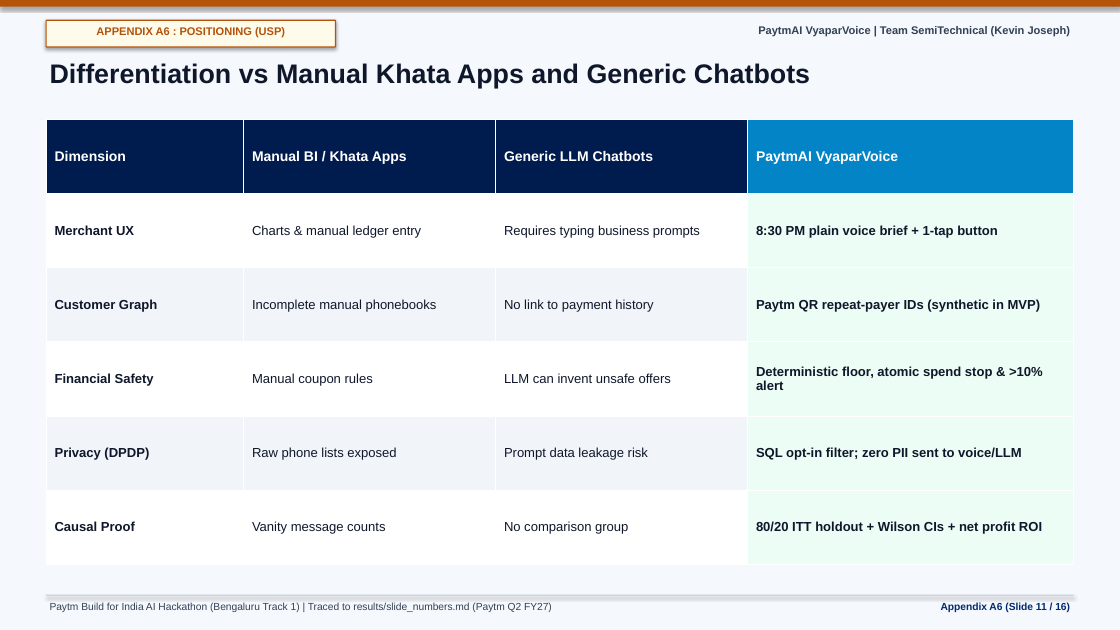
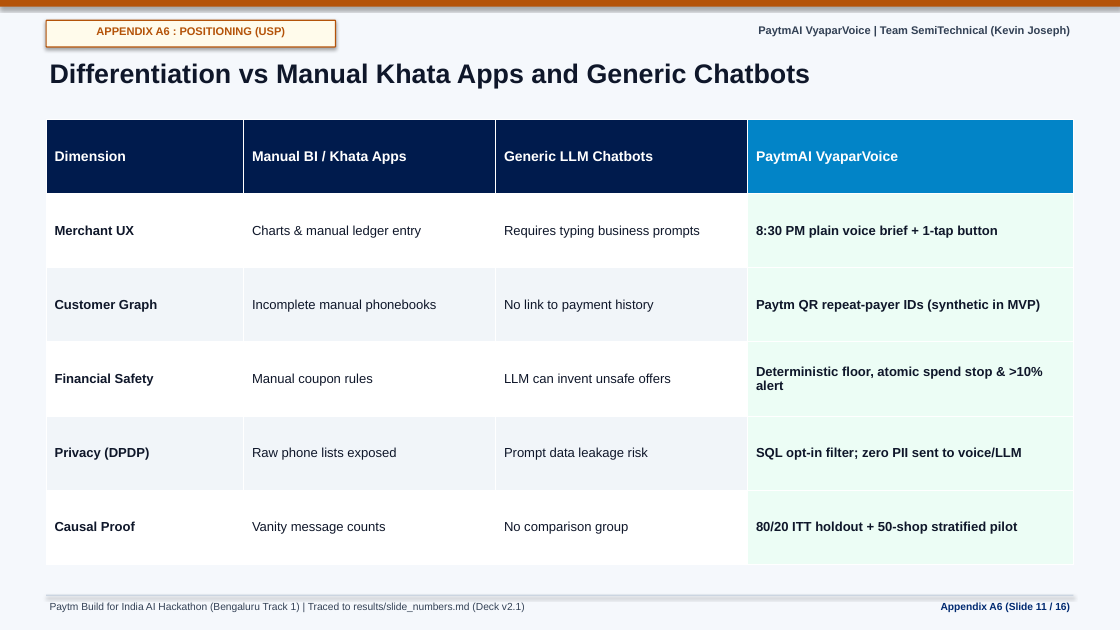
Before and after one commit to somebeing2/paytmai-vyaparvoice, a slide deck: slide 11 of deck/v2/PaytmAI_VyaparVoice_v2.pptx. Drawn at 1120x630 pixels with LibreOffice and Linux fonts; fonts in the diff are those of the drawing. Boxes give left, top, right and bottom in pixels: in the first picture for what was removed or moved away, otherwise in the second. Text is boxed around its words. In the diff, an @@ line names an element or a change of style, - is before the commit and + after.

Commit message:
docs(deck-v2.1): pooled 50-shop pilot power, A9 profit CI rule, EN author-checked status, plain capability tiles, Q4 cap-refusal Q&A, and P1 Stage 2 plan [skip render]

```diff
--- a/deck/v2/PaytmAI_VyaparVoice_v2.pptx
+++ b/deck/v2/PaytmAI_VyaparVoice_v2.pptx
@@ table at [46,119,1074,565] @@
-row 6, column 4: 80/20 ITT holdout + Wilson CIs + net profit ROI
+row 6, column 4: 80/20 ITT holdout + 50-shop stratified pilot
@@ text at [50,603,525,612]: text changed @@
-Paytm Build for India AI Hackathon (Bengaluru Track 1) | Traced to results/slide_numbers.md (Paytm Q2 FY27)
+Paytm Build for India AI Hackathon (Bengaluru Track 1) | Traced to results/slide_numbers.md (Deck v2.1)
```
Also in this commit, not shown: 15 other slides changed, 9 other files.
